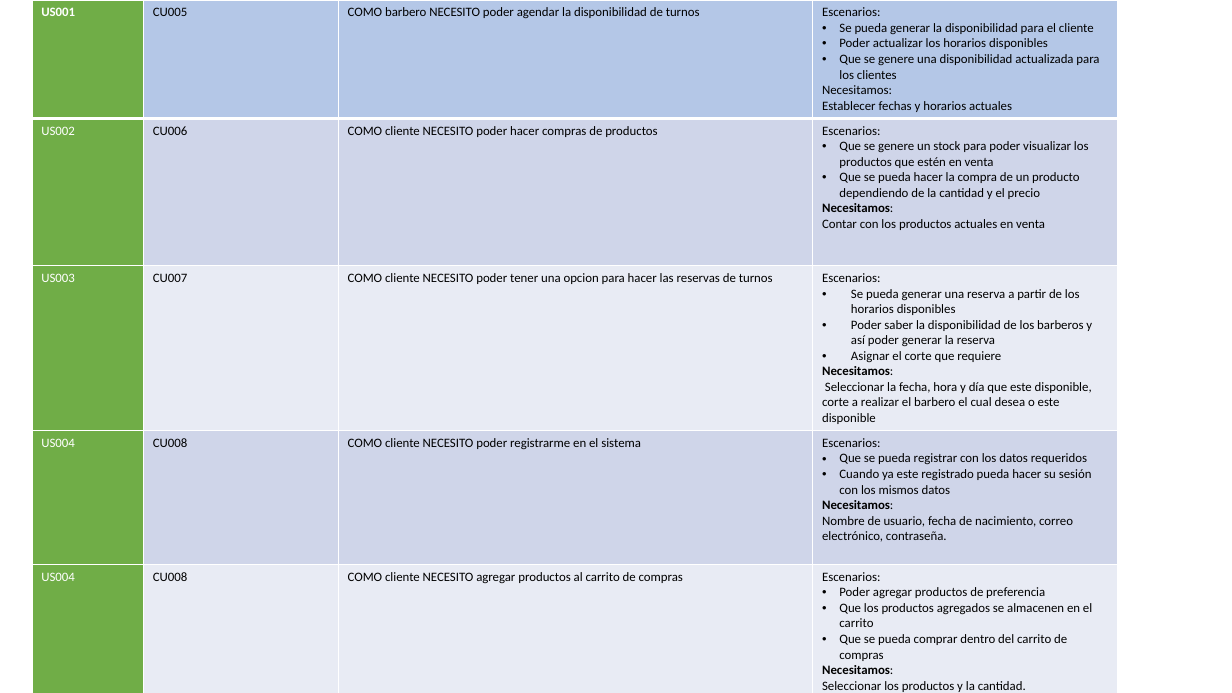
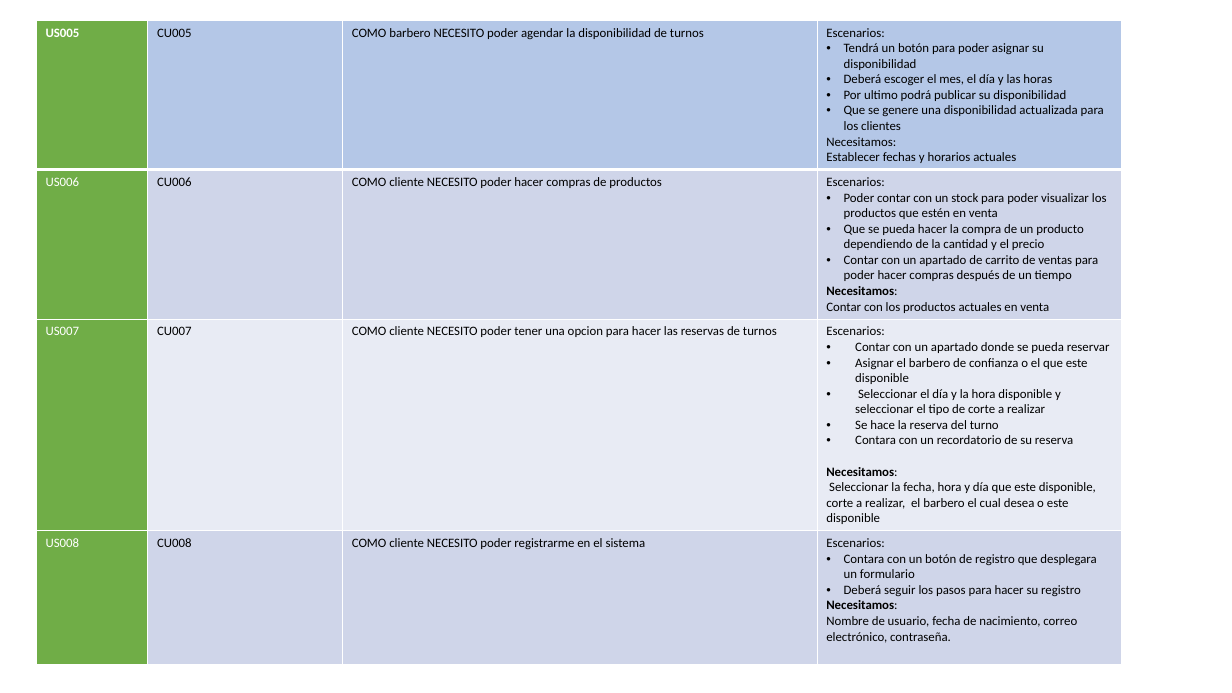
Before and after one commit to luiscarlosmedina/Master-Barber, a slide deck: slide 24 of Entregables Proyecto B.pptx. Drawn at 1232x693 pixels with LibreOffice and Linux fonts; fonts in the diff are those of the drawing; background and template pictures are left out. Boxes give left, top, right and bottom in pixels: in the first picture for what was removed or moved away, otherwise in the second. Text is boxed around its words. In the diff, an @@ line names an element or a change of style, - is before the commit and + after.

```diff
--- a/Entregables Proyecto B.pptx
+++ b/Entregables Proyecto B.pptx
@@ table at box(36, 20, 1123, 658) @@
-row 1: US001 | CU005 | COMO barbero NECESITO poder agendar la disponibilidad de turnos | Escenarios: / Se pueda generar la disponibilidad para el cliente / Poder actualizar los horarios disponibles / Que se genere una disponibilidad actualizada para los clientes / Necesitamos: / Establecer fechas y horarios actuales
-row 2: US002 | CU006 | COMO cliente NECESITO poder hacer compras de productos | Escenarios: / Que se genere un stock para poder visualizar los productos que estén en venta / Que se pueda hacer la compra de un producto dependiendo de la cantidad y el precio / Necesitamos: / Contar con los productos actuales en venta
-row 3: US003 | CU007 | COMO cliente NECESITO poder tener una opcion para hacer las reservas de turnos | Escenarios: / Se pueda generar una reserva a partir de los horarios disponibles / Poder saber la disponibilidad de los barberos y así poder generar la reserva / Asignar el corte que requiere / Necesitamos: / Seleccionar la fecha, hora y día que este disponible, corte a realizar el barbero el cual desea o este disponible
-row 4: US004 | CU008 | COMO cliente NECESITO poder registrarme en el sistema | Escenarios: / Que se pueda registrar con los datos requeridos / Cuando ya este registrado pueda hacer su sesión con los mismos datos / Necesitamos: / Nombre de usuario, fecha de nacimiento, correo electrónico, contraseña.
-row 5: US004 | CU008 | COMO cliente NECESITO agregar productos al carrito de compras | Escenarios: / Poder agregar productos de preferencia / Que los productos agregados se almacenen en el carrito / Que se pueda comprar dentro del carrito de compras / Necesitamos: / Seleccionar los productos y la cantidad.
+row 1: US005 | CU005 | COMO barbero NECESITO poder agendar la disponibilidad de turnos | Escenarios: / Tendrá un botón para poder asignar su disponibilidad / Deberá escoger el mes, el día y las horas / Por ultimo podrá publicar su disponibilidad / Que se genere una disponibilidad actualizada para los clientes / Necesitamos: / Establecer fechas y horarios actuales
+row 2: US006 | CU006 | COMO cliente NECESITO poder hacer compras de productos | Escenarios: / Poder contar con un stock para poder visualizar los productos que estén en venta / Que se pueda hacer la compra de un producto dependiendo de la cantidad y el precio / Contar con un apartado de carrito de ventas para poder hacer compras después de un tiempo / Necesitamos: / Contar con los productos actuales en venta
+row 3: US007 | CU007 | COMO cliente NECESITO poder tener una opcion para hacer las reservas de turnos | Escenarios: / Contar con un apartado donde se pueda reservar / Asignar el barbero de confianza o el que este disponible / Seleccionar el día y la hora disponible y seleccionar el tipo de corte a realizar / Se hace la reserva del turno / Contara con un recordatorio de su reserva / Necesitamos: / Seleccionar la fecha, hora y día que este disponible, corte a realizar, el barbero el cual desea o este disponible
+row 4: US008 | CU008 | COMO cliente NECESITO poder registrarme en el sistema | Escenarios: / Contara con un botón de registro que desplegara un formulario / Deberá seguir los pasos para hacer su registro / Necesitamos: / Nombre de usuario, fecha de nacimiento, correo electrónico, contraseña.
@@ table: place and size @@
-table at box(32, 0, 1119, 693)
+table at box(36, 20, 1123, 658)
```
Also in this commit, not shown: 1 other slide changed, 1 slide added, 1 other file.
